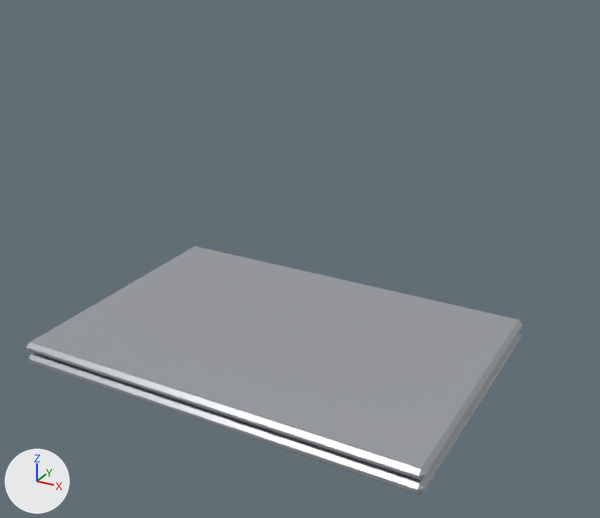
Renders of the FBX model Assets/Models/Apartment/Notebook.fbx from each side of a commit.
The view is the same before and after, from a camera (50 mm lens) standing at (9.437, 2.459, 1.089) and looking at (9.157, 2.968, 0.834). Arrows for +X, +Y and +Z are at lower left; the lights stay in place. The older version comes first. Where no turn or scale is listed for an object, it has been applied to the vertices.

Objects in the first picture: 'laptop_Notebook'.
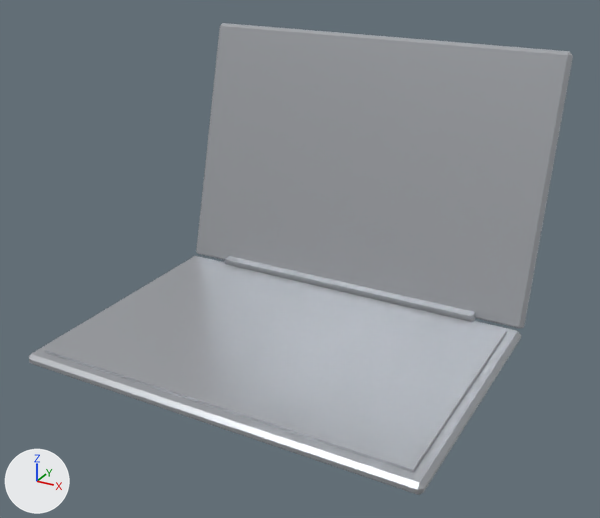
What differs and where, as boxes [x1, y1, x2, y2] in the pictures (600 x 518 px; the box of a moved part takes in the faces that stretch with it):
'laptop_Notebook', reshaped, recoloured (10% wider, 89% taller)
    before: [27, 246, 522, 495]
    after: [29, 23, 573, 495]
part 1 of me_laptop_notebook, moved or reshaped
    before: [27, 246, 522, 480]
    after: [196, 23, 573, 328]
part 2 of me_laptop_notebook, recoloured
    after: [44, 350, 413, 472]
part 3 of me_laptop_notebook, recoloured
    after: [413, 331, 507, 472]
part 4 of me_laptop_notebook, recoloured
    after: [45, 258, 507, 470]
part 5 of me_laptop_notebook, recoloured
    after: [224, 256, 475, 322]

The change, as a diff of the scene's bpy script:
```diff
--- a/Assets/Models/Apartment/Notebook.fbx.py
+++ b/Assets/Models/Apartment/Notebook.fbx.py
@@ mat_m_notebook_tapa @@
+mat_m_notebook_tapa = principled_material('M_Notebook_Tapa')
+mat_m_notebook_tapa.base_color = (0.485, 0.503, 0.533)  # light grey #b9bcc1
+mat_m_notebook_tapa.metallic = 0.6
+mat_m_notebook_tapa.roughness = 0.35
@@ mat_m_notebook_teclado @@
+mat_m_notebook_teclado = principled_material('M_Notebook_Teclado')
+mat_m_notebook_teclado.base_color = (0.485, 0.503, 0.533)  # light grey #b9bcc1
+mat_m_notebook_teclado.metallic = 0.6
+mat_m_notebook_teclado.roughness = 0.35
@@ mat_m_notebook_bisagra @@
+mat_m_notebook_bisagra = principled_material('M_Notebook_Bisagra')
+mat_m_notebook_bisagra.base_color = (0.485, 0.503, 0.533)  # light grey #b9bcc1
+mat_m_notebook_bisagra.metallic = 0.6
+mat_m_notebook_bisagra.roughness = 0.35
@@ mat_m_notebook_pantalla @@
+mat_m_notebook_pantalla = principled_material('M_Notebook_Pantalla')
+mat_m_notebook_pantalla.base_color = (0.485, 0.503, 0.533)  # light grey #b9bcc1
+mat_m_notebook_pantalla.metallic = 0.6
+mat_m_notebook_pantalla.roughness = 0.35
@@ mat_m_notebook_tapa_canto @@
+mat_m_notebook_tapa_canto = principled_material('M_Notebook_Tapa_Canto')
+mat_m_notebook_tapa_canto.base_color = (0.485, 0.503, 0.533)  # light grey #b9bcc1
+mat_m_notebook_tapa_canto.metallic = 0.6
+mat_m_notebook_tapa_canto.roughness = 0.35
@@ me_laptop_notebook @@
 # used by ob_laptop_notebook; location = (9.15, 2.9533, 0.7698)
-me_laptop_notebook.from_pydata(...)  # 68 vertices, 68 faces; spans x -0.16..0.16, y -0.113..0.112, z -0.01..0.009
+me_laptop_notebook.from_pydata(...)  # 68 vertices, 68 faces; spans x -0.16..0.16, y -0.113..0.17, z -0.01..0.21
+# me_laptop_notebook part 1: the loose piece of 24 vertices spanning x -0.16..0.16, y -0.113..0.105, z 0.001..0.009 is turned -105 degrees about the x axis through its middle, then moved by (0.0, 0.142, 0.099)
+# me_laptop_notebook part 2: 2 of the faces centred in x 0.0, y -0.103..-0.003, z -0.001..0.0 switch from mat_m_plastico_negro (black #1f2023) to mat_m_aluminio (light grey #b9bcc1)
+# me_laptop_notebook part 3: 1 of the faces centred in x 0.15, y -0.003, z 0.0 switch from mat_m_plastico_negro (black #1f2023) to mat_m_aluminio (light grey #b9bcc1)
+# me_laptop_notebook part 4: 1 of the faces centred in x 0.0, y -0.003, z 0.001 switch from mat_m_plastico_negro (black #1f2023) to mat_m_notebook_teclado (light grey #b9bcc1)
+# me_laptop_notebook part 5: 9 of the faces centred in x -0.12..0.12, y 0.099..0.11, z -0.006..0.005 switch from mat_m_plastico_negro (black #1f2023) to mat_m_notebook_bisagra (light grey #b9bcc1)
+me_laptop_notebook.materials.append(mat_m_notebook_tapa)  # light grey #b9bcc1
+me_laptop_notebook.materials.append(mat_m_notebook_tapa_canto)  # light grey #b9bcc1
+me_laptop_notebook.materials.append(mat_m_notebook_pantalla)  # light grey #b9bcc1
```
